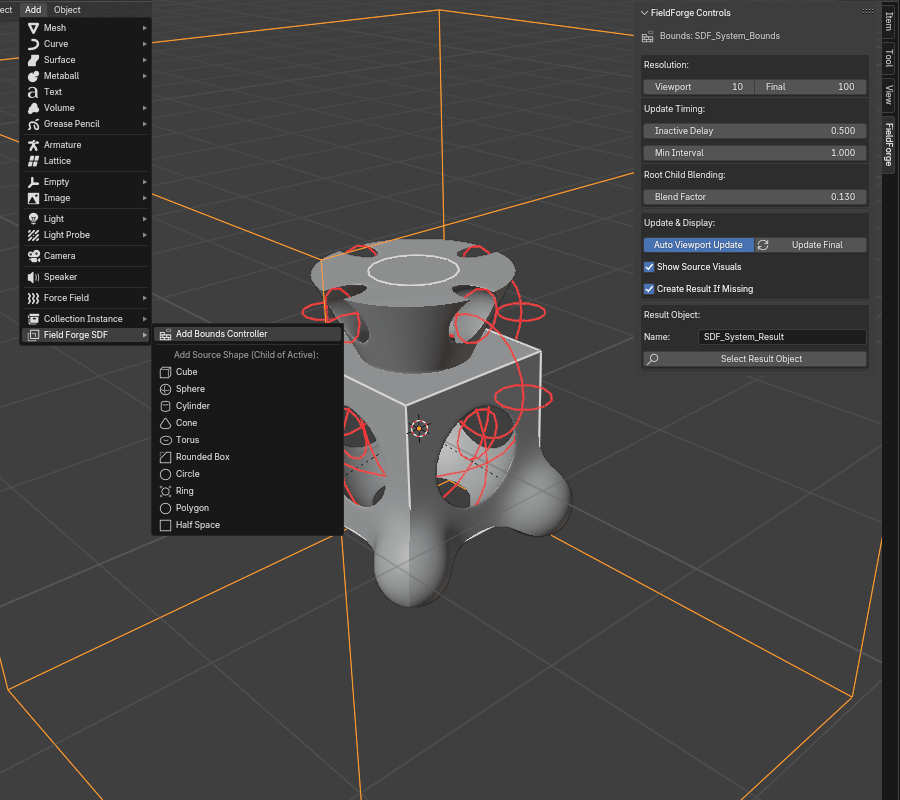
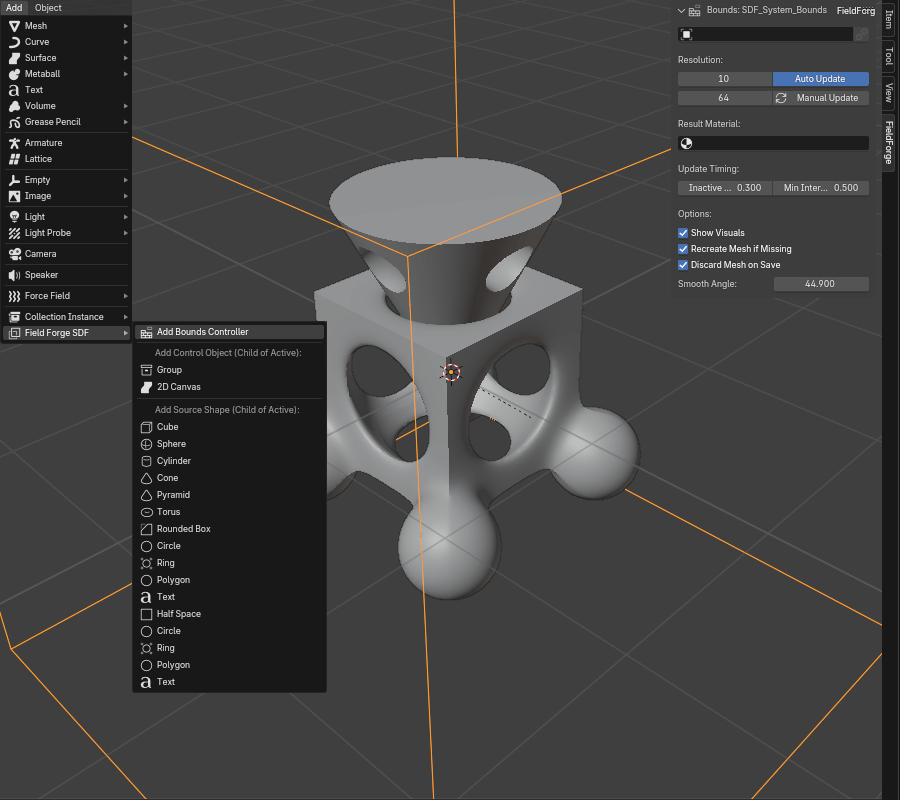
Layers edited between the first and the second 900 x 800 image:
added layer "Add menu" above "Menu" over left=0, top=0, right=327, bottom=693
painted on "Menu" over left=0, top=0, right=898, bottom=536
renamed "Panel" to "Edge", painted on it over left=634, top=0, right=898, bottom=800
painted on "Model" over left=0, top=0, right=898, bottom=800
